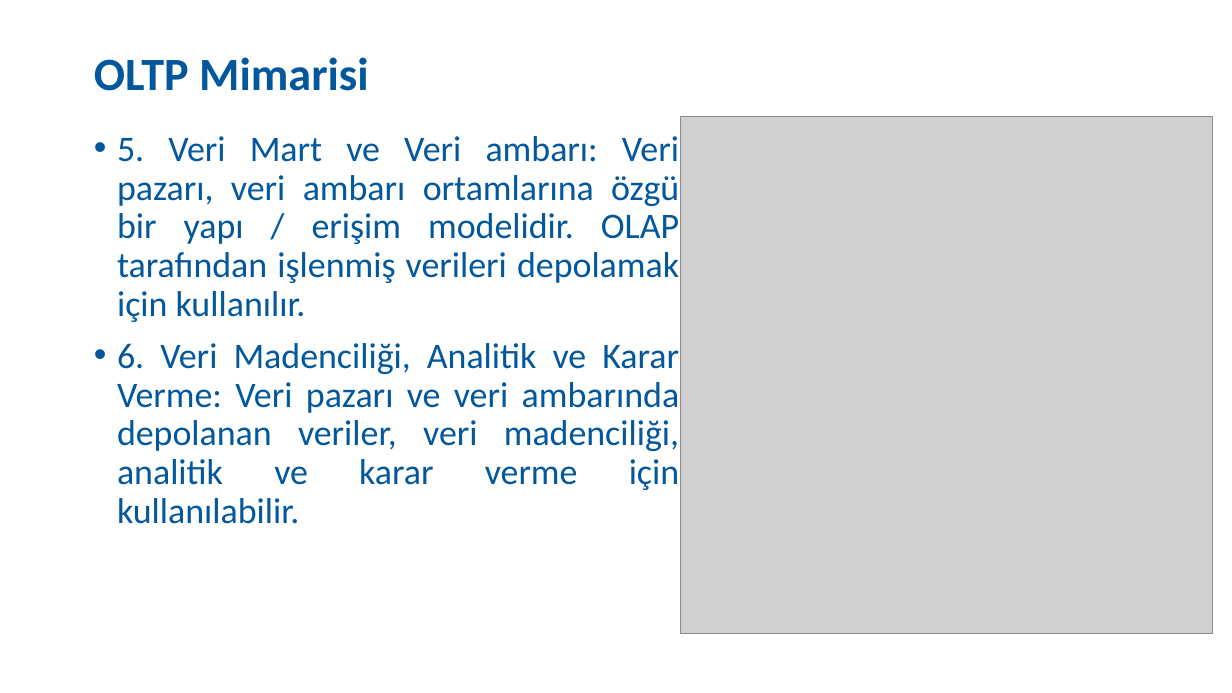
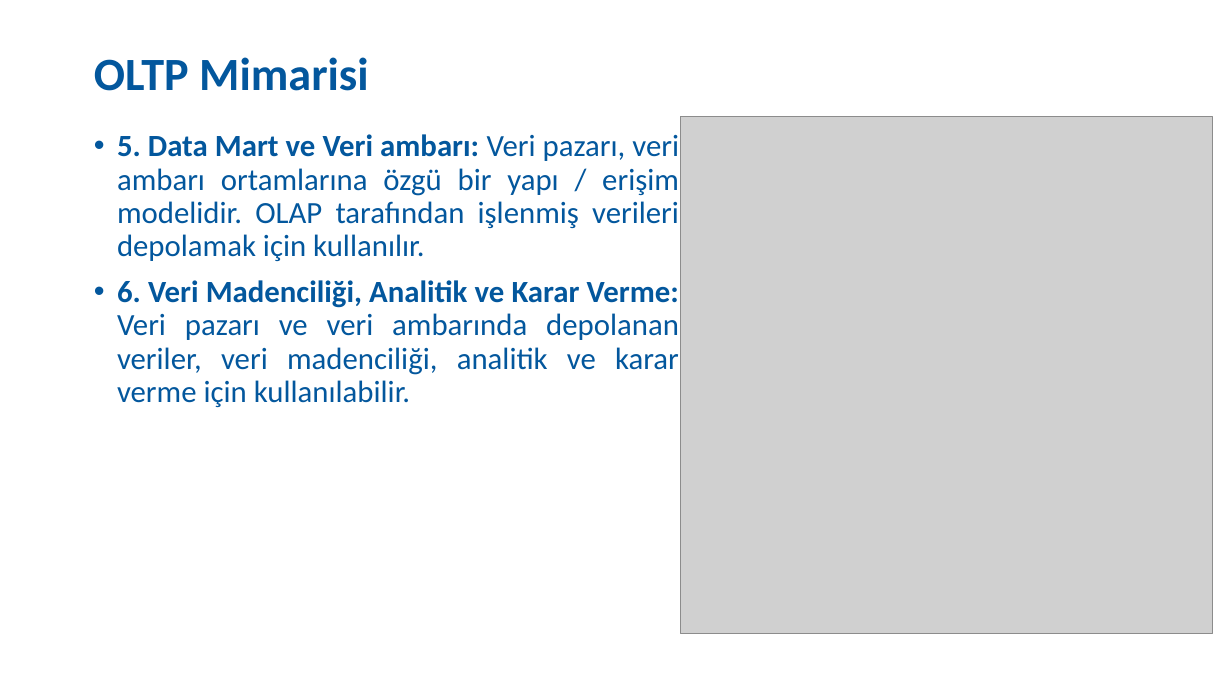
Before and after one commit to SevdanurGENC/Data-Modeling-Techniques-Lecture-Notes, a slide deck: slide 44 of Slides/VeriModellemeTeknikleri02Gun.pptx (slide 12 before the commit). Drawn at 1232x693 pixels with LibreOffice and Linux fonts; fonts in the diff are those of the drawing; grey boxes stand for pictures. Boxes give left, top, right and bottom in pixels: in the first picture for what was removed or moved away, otherwise in the second. Text is boxed around its words. In the diff, an @@ line names an element or a change of style, - is before the commit and + after.

```diff
--- a/Slides/VeriModellemeTeknikleri02Gun.pptx
+++ b/Slides/VeriModellemeTeknikleri02Gun.pptx
@@ text at bbox=[117, 134, 679, 261]: text changed; size 28 to 24 pt @@
-• 5. Veri Mart ve Veri ambarı: Veri pazarı, veri ambarı ortamlarına özgü bir yapı / erişim modelidir. OLAP tarafından işlenmiş verileri depolamak için kullanılır.
+• 5. Data Mart ve Veri ambarı: Veri pazarı, veri ambarı ortamlarına özgü bir yapı / erişim modelidir. OLAP tarafından işlenmiş verileri depolamak için kullanılır.
@@ text at bbox=[117, 280, 679, 407]: size 28 to 24 pt in "6. Veri Madenciliği, Analitik ve Karar Verme: ..."; bold on in "6. Veri Madenciliği, Analitik ve Karar Verme:" @@
```
Also in this commit, not shown: 14 other slides changed, 85 slides added, 14 slides removed.
